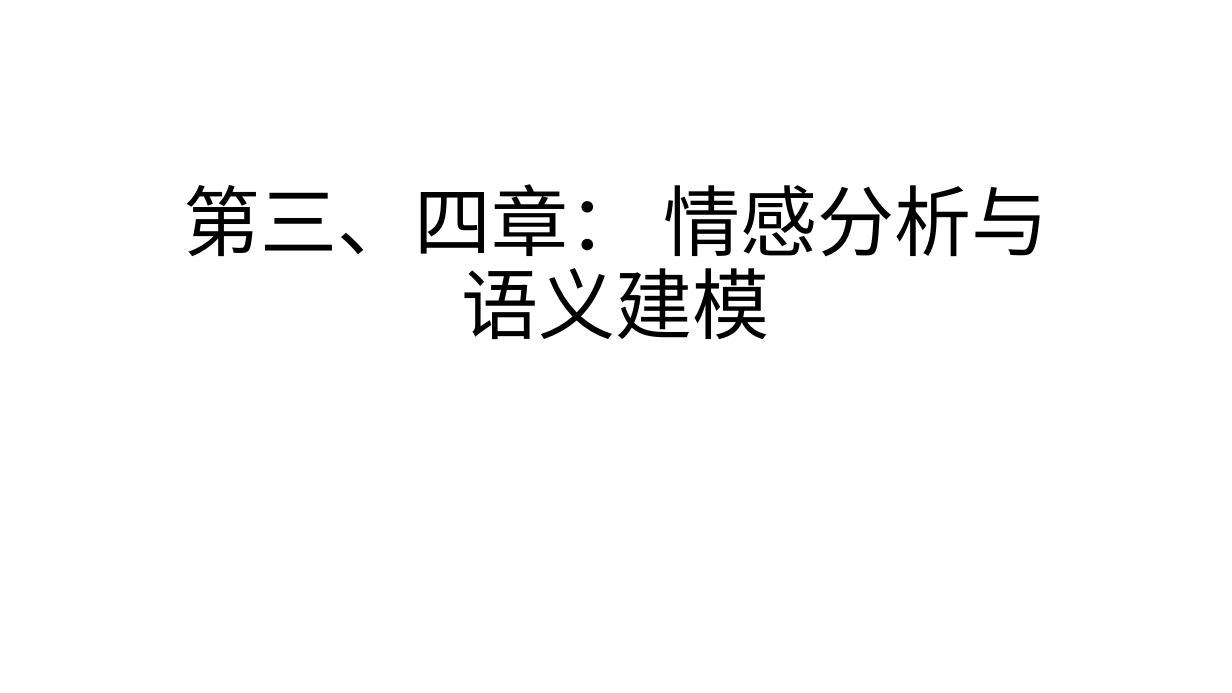
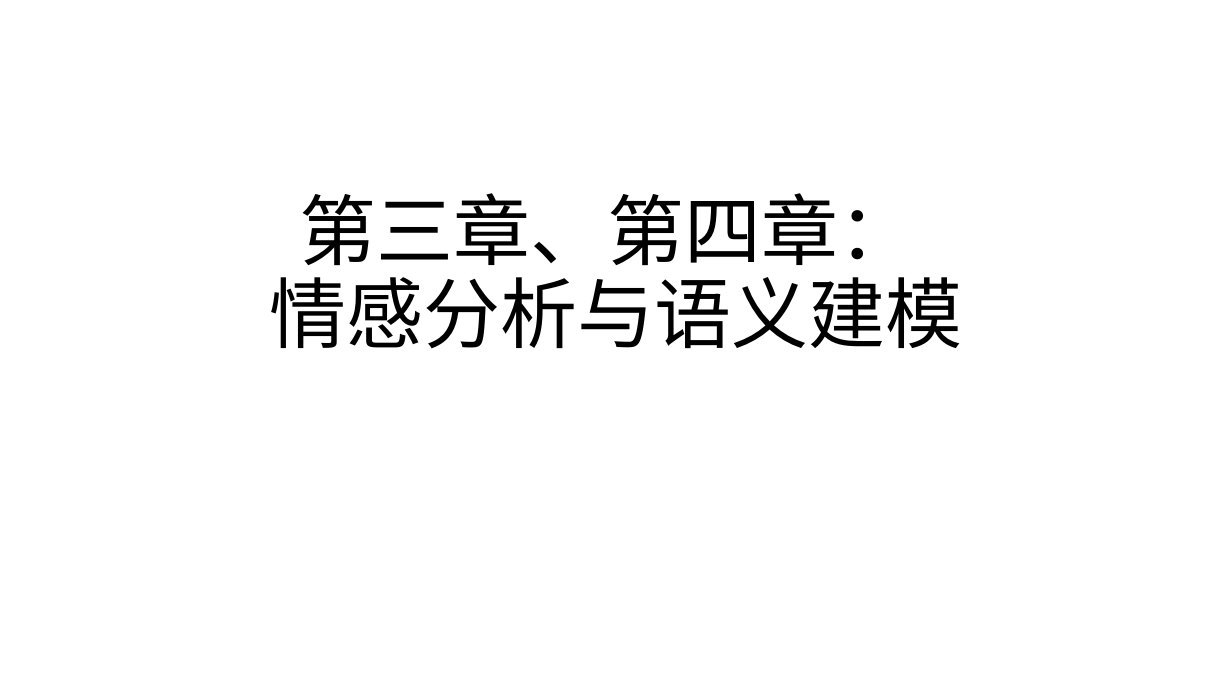
Before and after one commit to SocratesClub/ccrbook, a slide deck: slide 1 of slides/Chapter 3&4 语义建模 .pptx. Drawn at 1232x693 pixels with LibreOffice and Linux fonts; fonts in the diff are those of the drawing. Boxes give left, top, right and bottom in pixels: in the first picture for what was removed or moved away, otherwise in the second. Text is boxed around its words. In the diff, an @@ line names an element or a change of style, - is before the commit and + after.

```diff
--- a/slides/Chapter 3&4 语义建模 .pptx
+++ b/slides/Chapter 3&4 语义建模 .pptx
@@ title at (269, 193, 962, 349): text changed; font Calibri to Times New Roman @@
-第三、四章： 情感分析与语义建模
+第三章、第四章：
+情感分析与语义建模
```
Also in this commit, not shown: 5 other slides changed, 13 slides added, 4 slides removed.
